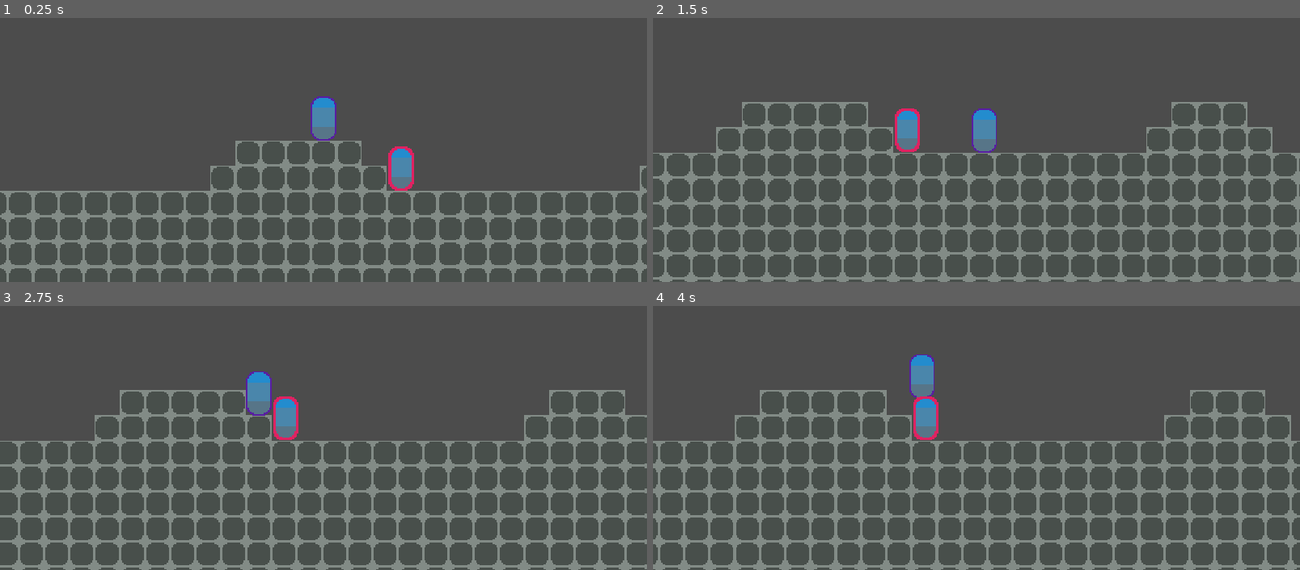
Above: before the commit, frames 1-4 (two rows, left to right).
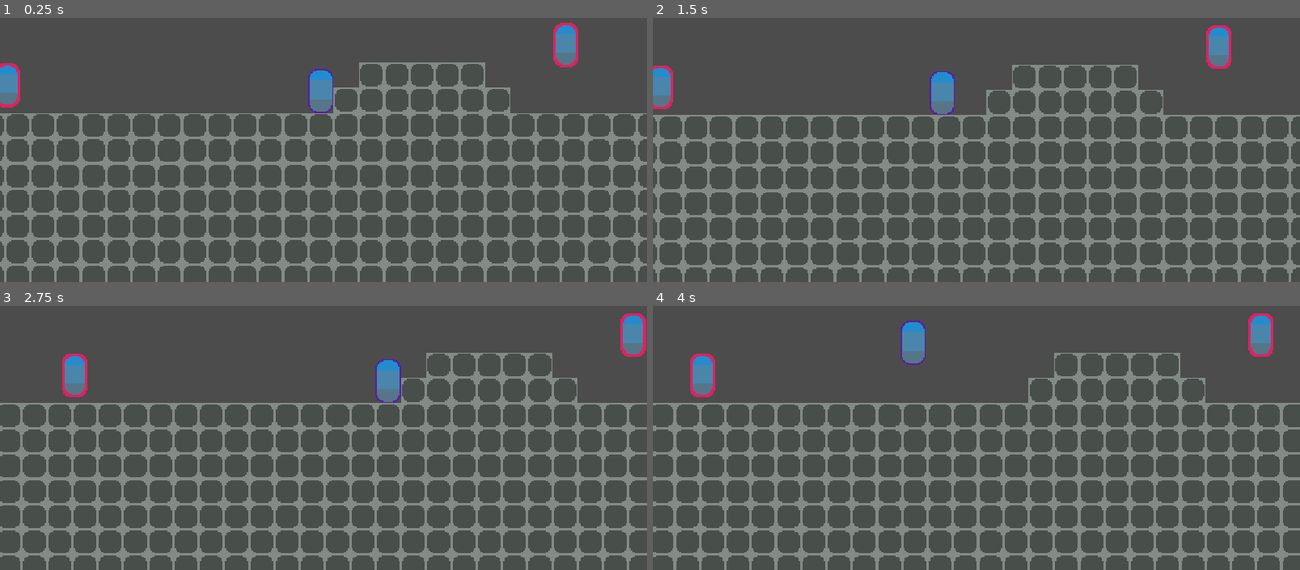
Above: after the commit, the same moments.

Repository: demanxd/YAPS_BO
Game: Godot game, scene res://aux_tscn/Empty_scene.tscn
Two runs of this game, one before a commit and one after it. Both use one fixed random seed, a clock stepped at 60 frames per second and the inputs below.
Inputs:
- Up to frame 1 (0.25 s): no input
- Up to frame 2 (1.5 s): tap Enter at 0.5 s; hold D (move_right) 0.53-1.28 s; tap Space (jump) at 0.77 s; hold A (move_left) from 1.28 s (still down)
- Up to frame 3 (2.75 s): tap Space (jump) at 1.52 s; release A (move_left) at 2.03 s; hold D (move_right) from 2.03 s (still down)
- Up to frame 4 (4 s): tap Space (jump) at 3.02, 3.77 s; release D (move_right) at 3.53 s; hold A (move_left) from 3.53 s (still down)

The runs differ from the first frame. In frame 1, 22% of the frame differs, in the area x 0-100%, y 1-100%; in frame 2, 34%; in frame 3, 29%; in frame 4, 34%, in the area x 0-100%, y 2-100%.
Error after the commit: Parse Error: Expected identifier as member (res://aux_tscn/Walker.gd:57)

Commit message:
Added player detectors on Walker. Actually didn't work

Diff:
--- a/Project_Rise/godot/BlockOut/Actor.gd
+++ b/Project_Rise/godot/BlockOut/Actor.gd
@@ -12,6 +12,7 @@
 export var debug = false
 onready var gravity = ProjectSettings.get("physics/2d/default_gravity")
 onready var speed = Vector2.ZERO
+export var local_direction = Vector2.ZERO
 
 
 const FLOOR_NORMAL = Vector2.UP
@@ -44,4 +45,10 @@
 		velocity.x = speed.x
 	elif(self.position.x >= next_position.x):
 		velocity.x = -speed.x
+
+	if(self.position.x < next_position.x):
+		local_direction = Vector2.RIGHT
+	elif(self.position.x > next_position.x):
+		local_direction = Vector2.LEFT
+
 	move_and_slide(velocity, FLOOR_NORMAL).y
--- a/Project_Rise/godot/BlockOut/aux_tscn/Empty_scene.tscn
+++ b/Project_Rise/godot/BlockOut/aux_tscn/Empty_scene.tscn
@@ -12,10 +12,10 @@
 [node name="Rock_TM" parent="." instance=ExtResource( 1 )]
 collision_layer = 32
 collision_mask = 0
-tile_data = PoolIntArray( -131065, 0, 0, -131064, 0, 0, -131063, 0, 0, -131062, 0, 0, -131061, 0, 0, -131048, 0, 0, -131047, 0, 0, -131046, 0, 0, -65530, 0, 0, -65529, 0, 0, -65528, 0, 0, -65527, 0, 0, -65526, 0, 0, -65525, 0, 0, -65524, 0, 0, -65513, 0, 0, -65512, 0, 0, -65511, 0, 0, -65510, 0, 0, -65509, 0, 0, 65524, 0, 0, 65525, 0, 0, 65526, …(12994 unchanged characters)…
+tile_data = PoolIntArray( -196574, 0, 0, -131065, 0, 0, -131064, 0, 0, -131063, 0, 0, -131062, 0, 0, -131061, 0, 0, -131048, 0, 0, -131047, 0, 0, -131046, 0, 0, -131041, 0, 0, -131038, 0, 0, -65530, 0, 0, -65529, 0, 0, -65528, 0, 0, -65527, 0, 0, -65526, 0, 0, -65525, 0, 0, -65524, 0, 0, -65513, 0, 0, -65512, 0, 0, -65511, 0, 0, -65510, 0, 0, -65509, 0, 0, -65505, 0, 0, -65502, 0, 0, 65524, 0, 0, 65525, 0, 0, 65526, …(12994 unchanged characters)…
 
 [node name="Player" parent="." instance=ExtResource( 2 )]
-position = Vector2( 209.792, -77.8364 )
+position = Vector2( 112, -16 )
 collision_mask = 35
 is_moveble = true
 local_speed_md = 1.5
@@ -36,12 +36,10 @@
 waypoints_path = NodePath("../Waypoints")
 
 [node name="Waypoints" parent="." instance=ExtResource( 6 )]
+line_width = 5.0
 
 [node name="Position2D" type="Position2D" parent="Waypoints"]
-position = Vector2( 268.138, -13.2347 )
+position = Vector2( 271.144, -8 )
 
 [node name="Position2D2" type="Position2D" parent="Waypoints"]
-position = Vector2( 423.974, -12.921 )
-
-[node name="Position2D3" type="Position2D" parent="Waypoints"]
-position = Vector2( 271.144, -11.8414 )
+position = Vector2( 448, -8 )
--- a/Project_Rise/godot/BlockOut/aux_tscn/Walker.gd
+++ b/Project_Rise/godot/BlockOut/aux_tscn/Walker.gd
@@ -10,6 +10,10 @@
 
 onready var wait_timer: Timer = $Timer
 onready var platform_detector: RayCast2D = $Platform_Detector
+
+onready var left_p_detect : Area2D = $Left_Player_Detector
+onready var right_p_detect : Area2D = $Right_Player_Detector
+
 
 onready var waypoints: = get_node(waypoints_path)
 
@@ -17,9 +21,12 @@
 export var waypoints_path: = NodePath()
 export var wait_time : = 1.0
 
+onready var last_local_direction: Vector2
+
 var target_position: = Vector2()
 
 func _ready() -> void:
+	last_local_direction = local_direction
 	if not waypoints:
 		set_physics_process(false)
 		return
@@ -34,10 +41,24 @@
 	if (self.position.x != target_position.x):
 		npc_move_and_slide_to(target_position)
 
-	if ((target_position - position).normalized().x):
+	""" Set a maximum delta between current and next points.
+	When metrics would done, this *if* wouldn,t be necessary """
+
+	if (abs(self.position.x - target_position.x)) <= 4:
 		if debug:
 			print_debug(self.name + ": getting a new point")
 		target_position = waypoints.get_next_point_position()
+	if debug:
+		print_debug(self.name + " now in x = " + String(self.position.x) + "; y = "+String(self.position.y))
+		print_debug(self.name + " in " + String(self.position.x - target_position.x) + " condition")
+	if (last_local_direction != local_direction):
+		if (local_direction == Vector2.RIGHT):
+			left_p_detect.disconnect("body_entered", self, "_on_Left_Player_Detector_body_entered")
+			left_p_detect.
+			right_p_detect.connect("body_entered")
+		else:
+			right_p_detect.disconnect("body_entered")
+			left_p_detect.connect("body_entered")
 #		set_physics_process(false)
 #		wait_timer.start(wait_time)
 #	var direction: float
@@ -66,6 +87,15 @@
 	set_physics_process(true)
 
 
+func _on_Left_Player_Detector_body_entered(body):
+#	get_him_hurt()
+	pass # Replace with function body.
+
+
+func _on_Right_Player_Detector_body_entered(body):
+#	get_him_hurt()
+	pass # Replace with function body.
+
 
 
 
--- a/Project_Rise/godot/BlockOut/aux_tscn/Walker.tscn
+++ b/Project_Rise/godot/BlockOut/aux_tscn/Walker.tscn
@@ -6,6 +6,12 @@
 [sub_resource type="CapsuleShape2D" id=1]
 radius = 11.3021
 height = 10.9447
+
+[sub_resource type="RectangleShape2D" id=2]
+extents = Vector2( 4, 10 )
+
+[sub_resource type="RectangleShape2D" id=3]
+extents = Vector2( 4, 10 )
 
 [node name="Walker" type="KinematicBody2D"]
 collision_layer = 2
@@ -17,24 +23,42 @@
 texture = ExtResource( 2 )
 
 [node name="Platform_Detector" type="RayCast2D" parent="."]
+visible = false
 enabled = true
 cast_to = Vector2( 0, 18 )
 collision_mask = 33
 
 [node name="Floor_Detector_Right" type="RayCast2D" parent="."]
+visible = false
 position = Vector2( 11, 0 )
 enabled = true
 cast_to = Vector2( 0, 20 )
 collision_mask = 32
 
 [node name="Floor_Detector_Left" type="RayCast2D" parent="."]
+visible = false
 position = Vector2( -11, 0 )
 enabled = true
 cast_to = Vector2( 0, 20 )
 collision_mask = 32
 
 [node name="CollisionShape2D" type="CollisionShape2D" parent="."]
+visible = false
 position = Vector2( 0, 0.8 )
 shape = SubResource( 1 )
 
 [node name="Timer" type="Timer" parent="."]
+
+[node name="Left_Player_Detector" type="Area2D" parent="."]
+
+[node name="Collision" type="CollisionShape2D" parent="Left_Player_Detector"]
+position = Vector2( -8, 0 )
+shape = SubResource( 2 )
+
+[node name="Right_Player_Detector" type="Area2D" parent="."]
+
+[node name="Collision" type="CollisionShape2D" parent="Right_Player_Detector"]
+position = Vector2( 8, 0 )
+shape = SubResource( 3 )
+[connection signal="body_entered" from="Left_Player_Detector" to="." method="_on_Left_Player_Detector_body_entered"]
+[connection signal="body_entered" from="Right_Player_Detector" to="." method="_on_Right_Player_Detector_body_entered"]
Not shown: 1 places in Project_Rise/godot/BlockOut/aux_tscn/Walker.tscn that only renumber resources
